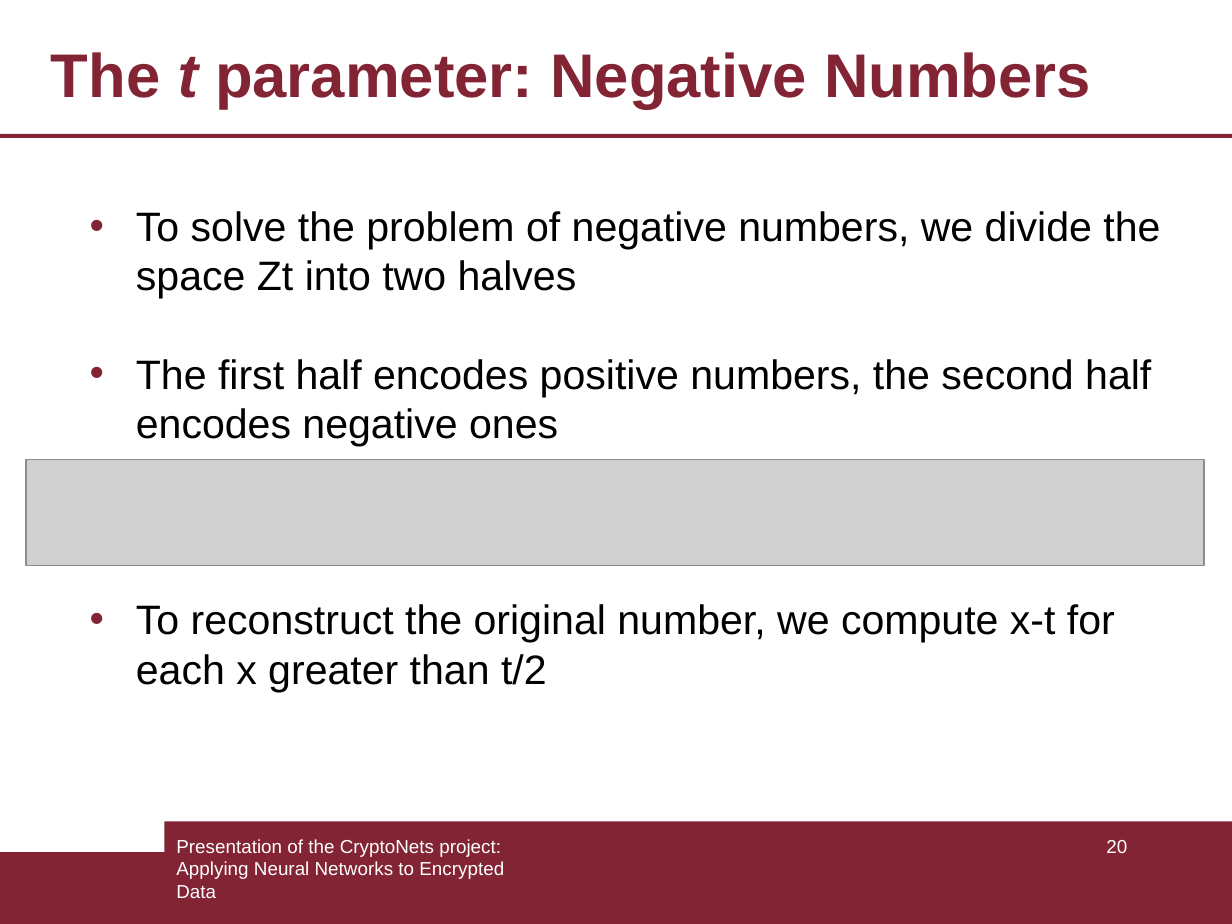
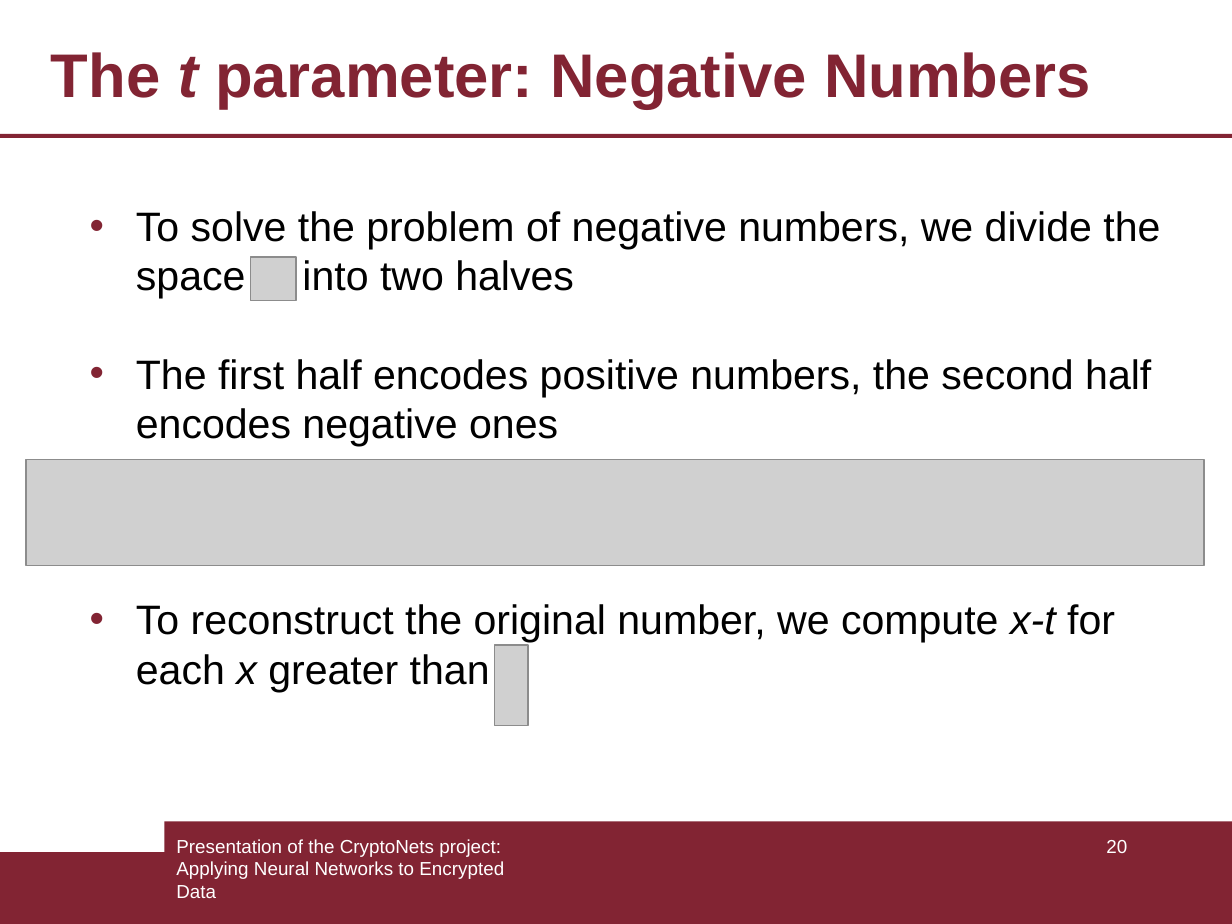
Before and after one commit to armandofln/CryptoNets-with-Python, a slide deck: slide 20 of slides/slide.odp. Drawn at 1232x924 pixels with LibreOffice and Linux fonts; fonts in the diff are those of the drawing; grey boxes stand for pictures. Boxes give left, top, right and bottom in pixels: in the first picture for what was removed or moved away, otherwise in the second. Text is boxed around its words. In the diff, an @@ line names an element or a change of style, - is before the commit and + after.

Commit message:
slides formula correction

```diff
--- a/slides/slide.odp
+++ b/slides/slide.odp
@@ text at [136, 211, 1160, 299]: text changed @@
-• To solve the problem of negative numbers, we divide the space Zt into two halves
+• To solve the problem of negative numbers, we divide the space into two halves
@@ picture added at [250, 257, 296, 302] @@
@@ text at [136, 604, 1115, 692]: text changed @@
-• To reconstruct the original number, we compute x-t for each x greater than t/2
+• To reconstruct the original number, we compute x-t for each x greater than
@@ picture added at [494, 646, 527, 726] @@
```
